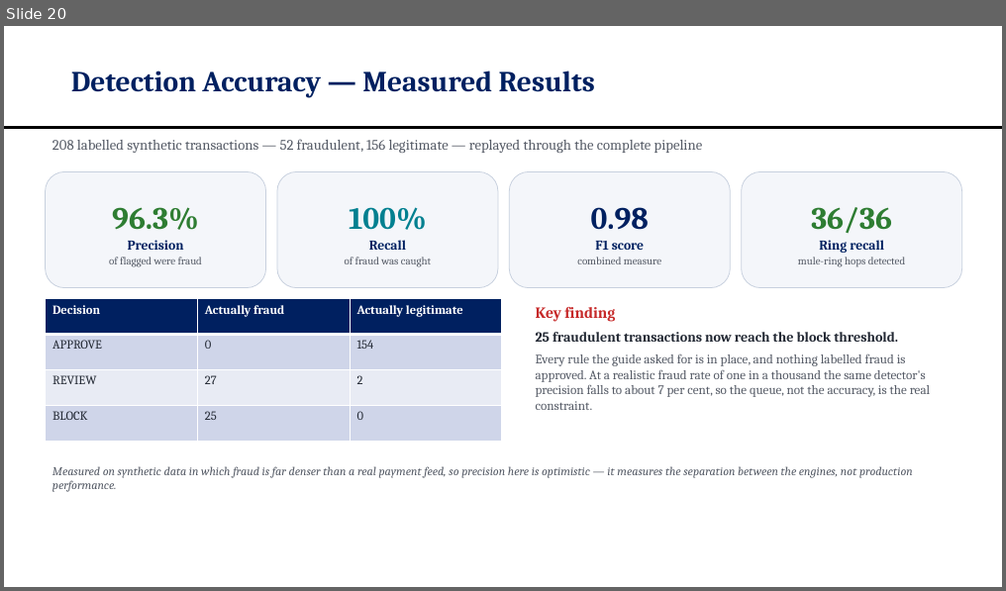
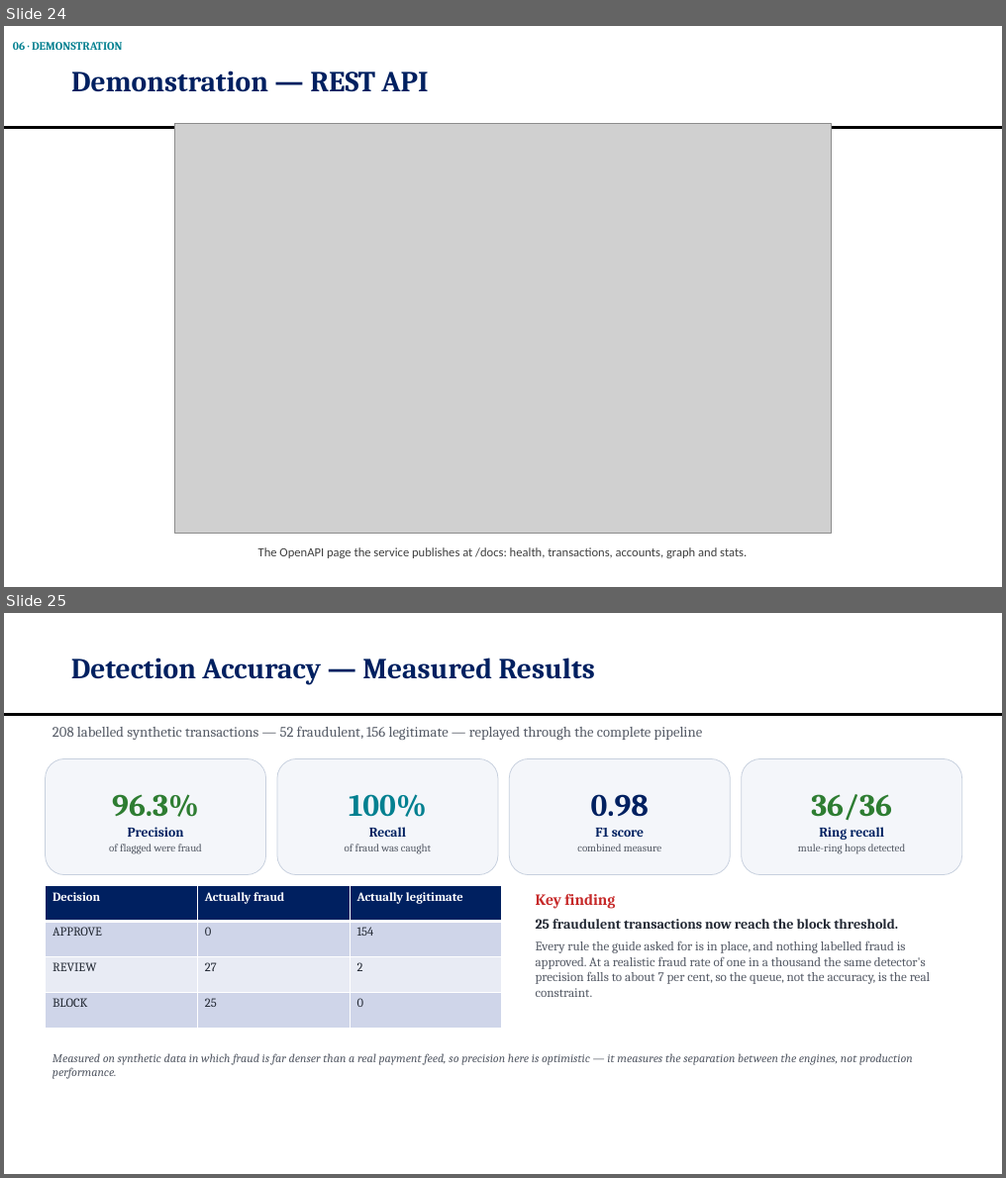
Before and after one commit to OMJOSHI15/indus11, a slide deck: docs/Indus11-Final-Review.pptx. Shown one above the other, each under a label of ours: slide 20 before the commit, slides 24 and 25 after it. The pictures are 1006x591 and 1006x1178 pixels, drawn with LibreOffice and Linux fonts; fonts in the diff are those of the drawing; grey boxes stand for pictures. Boxes give left, top, right and bottom in pixels: in the first picture for what was removed or moved away, otherwise in the second. Text is boxed around its words. In the diff, an @@ line names an element or a change of style, - is before the commit and + after.

```diff
--- a/docs/Indus11-Final-Review.pptx
+++ b/docs/Indus11-Final-Review.pptx
@@ slide 24 added at (4, 26, 1002, 587), background #FFFFFF; not listed: 1 template element that a slide beside it also shows @@
@@ text added at (13, 42, 123, 50), 11 pt, text #028090, bold @@
+06 · DEMONSTRATION
@@ title added at (71, 71, 428, 92), 28 pt, text #002060, bold @@
+Demonstration — REST API
@@ picture added at (174, 123, 832, 534) @@
@@ text added at (258, 548, 746, 559), 12 pt, text #404040 @@
+The OpenAPI page the service publishes at /docs: health, transactions, accounts, graph and stats.
@@ what was slide 20 is now slide 25 @@
```
Also in this commit, not shown: 1 slide changed, 4 other slides added, 6 other files.
